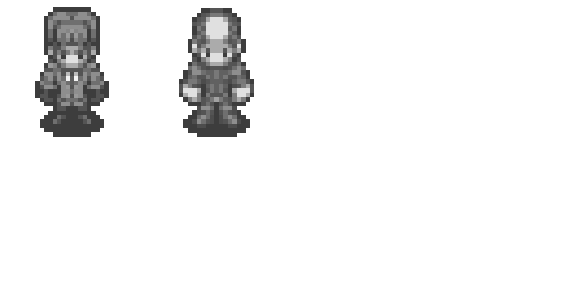
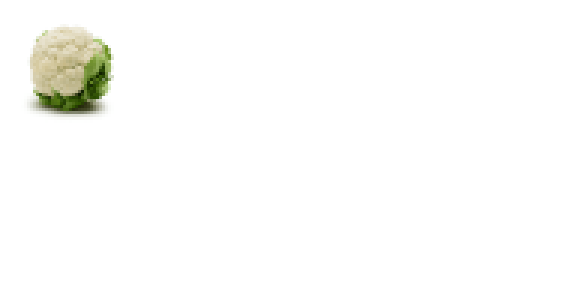
Layer changes from the first 576 × 288 image to the second:
removed layer "Layer 3" over [179, 8, 254, 137]
removed layer "Layer 2" over [35, 7, 109, 137]
added layer "cauliflower_web" above "Layer 1" over [24, 24, 114, 123]
